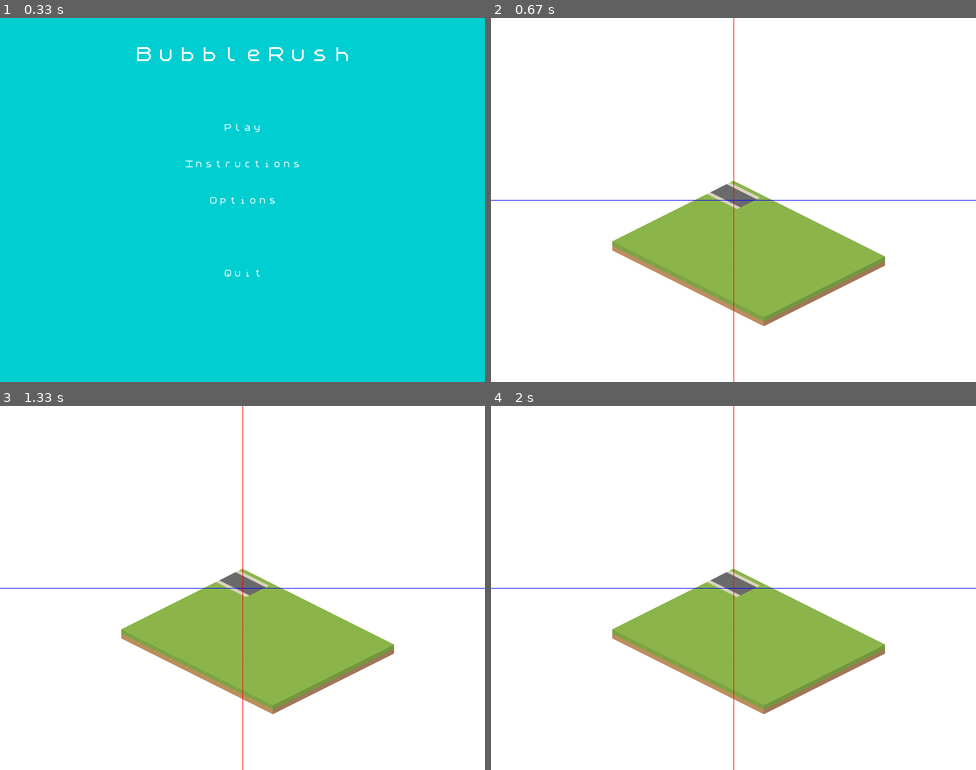
Above: before the commit, frames 1-4 (two rows, left to right).
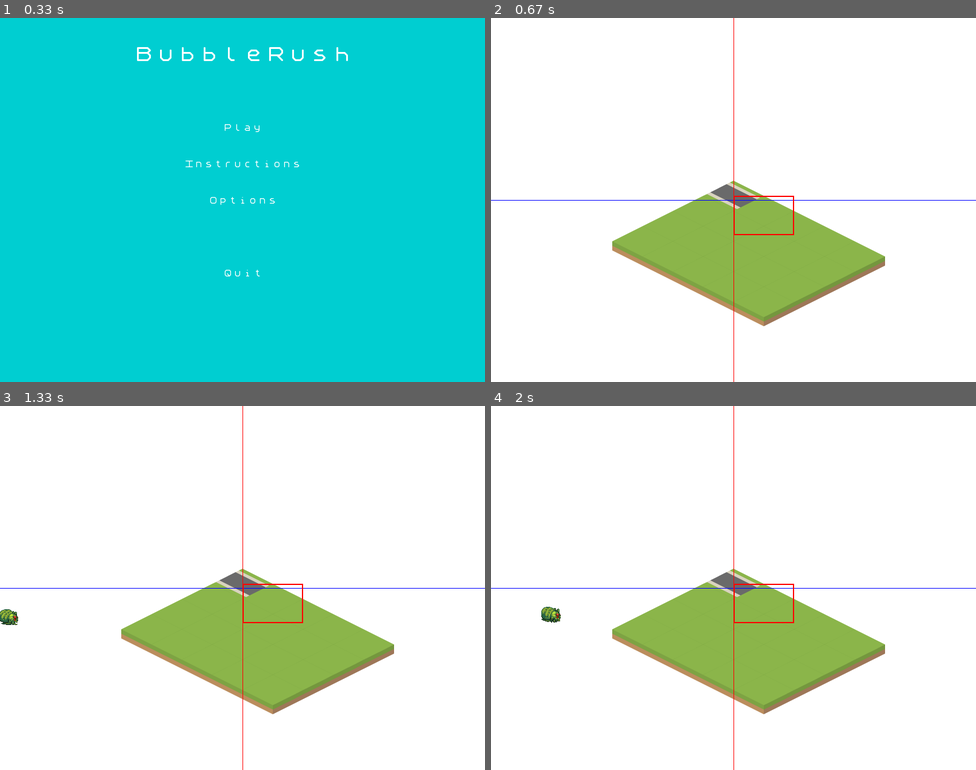
Above: after the commit, the same moments.

Repository: florimondmanca/tower-defense
Game: pygame game, started from Bubblerush.py
Two runs of this game, one before a commit and one after it. Both use one fixed random seed, a clock stepped at 60 frames per second and the inputs below.
Inputs:
- Up to frame 1 (0.33 s): no input
- Up to frame 2 (0.67 s): click "Play" at 0.38 s
- Up to frame 3 (1.33 s): no input
- Up to frame 4 (2 s): no input

Frame 1 is identical in both runs. In frame 2, 0.1% of the frame differs, in the area x 50-63%, y 48-60%; in frame 3, 0.3%; in frame 4, 0.3%, in the area x 10-63%, y 48-60%.

Commit message:
Fixes and first mob.Remove the tile library system. It produced bugs in IsoSprites and it's simpler without it.Implement a ChaserMob which runs towards a 'target' IsoSprite. ChaserMob is also animated through a SpriteSheet, and it works pretty good

Diff:
--- a/entities/mob.py
+++ b/entities/mob.py
@@ -4,10 +4,68 @@
 	All classes inherits from the Mob class.
 '''
 
+import os
 import pygame
 import math
-from entity import mob
+import constants as cst
+from isometric import IsoSprite, isoutils
+import math
 
 
-class Mob:
-	pass
+class ChaserMob(IsoSprite):
+	"""
+	A mob animated through a spritesheet that chases a target IsoSprite object.
+	If target is None, the Chaser stands in place.
+	ChaserMob(pos=(0, 0), target=None) -> ChaserMob
+	"""
+	def __init__(self, pos=None, target=None):
+		super(ChaserMob, self).__init__(path_to_image=os.path.join(cst.IMG_DIR, *["spritesheets", "chaser.png"]), pos=pos)
+		self.target = target
+		self.speed = 3  # chasing speed
+		self.anim_key = 0  # 0, 1 or 2 (x on spritesheet)
+		self.state = 0  # 0 front, 1 left, 2 right, 3 back (y on spritesheet)
+		self.anim_speed = 5  # sprite anims every anim_speed frames
+		self.anim_counter = 0  # increments every frame
+		self.size = 32  # pixels
+		newrect = pygame.Rect(0, 0, self.size, self.size)
+		newrect.center = self.rect.center
+		self.rect = newrect
+		print(self.rect, self.target.rect)
+		self.anim_image = None
+		self.update_anim_image()
+
+	def update_anim_image(self):
+		mask_rect = pygame.Rect(self.anim_key*self.size, self.state*self.size, self.size, self.size)
+		self.anim_image = self.image.subsurface(mask_rect)
+
+	def update(self):
+		# update the animation
+		self.anim_counter += 1
+		if self.anim_counter == self.anim_speed:
+			self.anim_counter = 0
+			self.anim_key = (self.anim_key + 1) % 3
+			self.update_anim_image()
+		# update the position and orientation according to the target
+		if self.target is not None:
+			# get the direction to the target
+			dir_x = self.target.pos[0] - self.pos[0]
+			dir_y = self.target.pos[1] - self.pos[1]
+			n = math.sqrt(dir_x*dir_x + dir_y*dir_y)
+			dx = self.speed*dir_x/n
+			dy = self.speed*dir_y/n
+			if not self.rect.move(*isoutils.cart_to_iso(dx, dy)).colliderect(self.target.rect):
+				self.pos = (self.pos[0] + dx, self.pos[1] + dy)
+				# define the new orientation
+				angle = math.atan2(-dy, dx)
+				if 0 < angle < math.pi/2:
+					self.state = 2
+				elif math.pi/2 <= angle < math.pi:
+					self.state = 3
+				elif -math.pi <= angle < -math.pi/2:
+					self.state = 1
+				else:
+					self.state = 0
+
+	def display(self, screen):
+		screen.blit(self.anim_image, self.rect)
+		pygame.draw.rect(screen, pygame.Color("red"), self.target.rect, 2)
--- a/instance.py
+++ b/instance.py
@@ -7,6 +7,7 @@
 import constants as cst
 from guiutils import load_image, Message, Button, GraphicButton, Cursor, Score
 from tiles.map import *
+from entities import mob
 
 # ------ Classe Principale ------
 
@@ -23,32 +24,24 @@
 		self.screen_height = cst.SCREEN_HEIGHT
 		# init the map
 		self.map = Map.import_map(map_name)
-		#self.map = Map.create_plain("grass", 10, 10); self.init_map()
-
-	def init_map(self):
-		# only used for testing
-		self.map[0, 0] = "roadCornerNW"
-		self.map[0, 1] = "none"
+		self.mobs = pygame.sprite.Group()
+		self.mobs.add(mob.ChaserMob(pos=(300, 400), target=self.map[1, 0]))
 
 	def update(self):
-		pass
+		self.mobs.update()
 
 	def display(self):
 		self.screen.fill(pygame.Color("white"))
-		for y in range(self.map.height):
-			for x in range(self.map.width):
-				cart_x = cst.TILE_SIZE * x
-				cart_y = cst.TILE_SIZE * y
-				iso_x = (cart_x - cart_y)
-				iso_y = (cart_x + cart_y)/2
-				rect = pygame.Rect(0, 0, self.map[x, y].rect.width, self.map[x, y].rect.height)
-				rect.centerx = iso_x + self.screen_width//2
-				rect.centery = iso_y + self.screen_height//2
-				self.screen.blit(self.map[x, y].image, rect)
+		for tile in self.map:
+			tile.display(self.screen)
 
 		# mid-screen lines (optional, just for landmark)
 		pygame.draw.line(self.screen, pygame.Color("red"), (self.screen_width//2, 0), (self.screen_width//2, self.screen_height))
 		pygame.draw.line(self.screen, pygame.Color("blue"), (0, self.screen_height//2), (self.screen_width, self.screen_height//2))
+
+		# display mobs
+		for mob in self.mobs:
+			mob.display(self.screen)
 
 
 
--- a/isometric/__init__.py
+++ b/isometric/__init__.py
@@ -1,19 +1 @@
-'''
-[17:51:45] Florimond Manca: « isoSprite » basique dont dériverait tout (mobs, tiles, décor, etc) serait pratique.
-Parce qu’on va vite quand même se retrouver avec le pb du depth sorting
-[17:53:42] Florimond Manca: donc si on implémente des trucs dans une classe de base isoSprite
-(par ex, des attributs isoX, isoY, isoZ, isoDepth, la conversion entre les coordonnées iso et les coordonnées
-cartésiennes/de map (que j’ai pour l’instant mis dans le module utils))
-[17:54:08] Florimond Manca: ça sera peut-être plus pratique vu que tous les sprites qu’on créera à partir de ça
-fonctionneront tous de la même manière, et une fois le pb de rendering réglé on devra plus s’en soucier
-'''
-
-
-class IsoSprite:
-
-    def __init__(self):
-
-        self.isoX = None
-        self.isoY = None
-        self.isoZ = None
-        self.isoDepth = None
+from .isosprite import IsoSprite
--- a/isometric/isosprite.py
+++ b/isometric/isosprite.py
@@ -5,10 +5,15 @@
 
 class IsoSprite(pygame.sprite.Sprite):
 	"""
-	A very basic class which implements isometric perspective to the pygame.sprite.Sprite baseclass.
-	pos is the sprite's position in the cartesian space
-	iso_pos is the sprite's position in the isometric (screen) space
-	rect is the sprite's rect **in isometric (screen) space**
+	A basic class which implements isometric perspective into the pygame.sprite.Sprite class.
+	IsoSprite(path_to_image, pos) -> IsoSprite
+	Attributes :
+		pos : sprite's position in cartesian space
+		iso_pos : sprite's position in isometric (screen) space
+		rect : sprite's image rect in isometric (screen) space
+	Methods:
+		display(screen) : Displays the sprite on the screen with isometric perspective.
+	IMPORTANT : Only change IsoSprite's pos or iso_pos when trying to move the sprite (NOT THE ISOSPRITE'S RECT) as the rect attribute is not linked to pos or iso_pos. The rect is automatically moved when pos and iso_pos are modified.
 	"""
 
 	def __init__(self, path_to_image=cst.NONE_TILE_PATH, pos=None):
@@ -19,27 +24,28 @@
 		else:
 			self._pos = pos
 		self._iso_pos = None  # in pixels on isometric (screen) map
-		self.update_positions(pos=True)
+		self._update_positions(pos=True)
 
 	def get_pos(self):
 		return self._pos
 
-	def set_pos(self, pos):
-		self._pos = pos
-		self.update_positions(pos=True)
+	def set_pos(self, new_pos):
+		self._pos = new_pos
+		self._update_positions(pos=True)
 
 	pos = property(get_pos, set_pos)
 
 	def get_iso_pos(self):
 		return self._iso_pos
 
-	def set_iso_pos(self, iso_pos):
-		self._iso_pos = iso_pos
-		self.update_positions(iso_pos=True)
+	def set_iso_pos(self, new_iso_pos):
+		self._iso_pos = new_iso_pos
+		self._update_positions(iso_pos=True)
 
-	iso_pos = property(get_pos, set_pos)
+	iso_pos = property(get_iso_pos, set_iso_pos)
 
-	def update_positions(self, pos=False, iso_pos=False):
+	def _update_positions(self, pos=False, iso_pos=False):
+		""" Keeps pos, iso_pos and rect up-to-date """
 		if pos:  # self.pos just changed
 			self._iso_pos = isoutils.cart_to_iso(self._pos)
 			self.rect.center = self._iso_pos
@@ -49,7 +55,4 @@
 
 	def display(self, screen):
 		"""Displays the sprite on the screen in isometric perspective"""
-		rect = self.rect
-		rect.centerx += screen.get_width()//2
-		rect.centery += screen.get_height()//2
-		screen.blit(self.image, rect)
+		screen.blit(self.image, self.rect)
--- a/static/maps/basic.map
+++ b/static/maps/basic.map
@@ -6,10 +6,6 @@
 TILE_TYPES
 0 terrain grass
 1 terrain roadNorth
-2 terrain roadEast
-3 terrain roadTEast
-4 terrain roadCornerNW
-a terrain water
 END
 
 TILES_ARRAY
--- a/tiles/map.py
+++ b/tiles/map.py
@@ -1,6 +1,5 @@
 import os
 import constants as cst
-from .tileslibrary import tlib
 from .tile import Tile
 
 class Map:
@@ -14,7 +13,7 @@
 		self.width = width
 		self.height = height
 		if tiles is None:
-			self.tiles = dict(((x, y), Tile(pos=(x*cst.TILE_SIZE, y*cst.TILE_SIZE))) for x in range(width) for y in range(height))
+			self.tiles = dict(((x, y), Tile(pos=(x*cst.TILE_SIZE + cst.SCREEN_WIDTH//2, y*cst.TILE_SIZE + cst.SCREEN_HEIGHT//2))) for x in range(width) for y in range(height))
 		else:
 			self.tiles = tiles
 
@@ -29,6 +28,7 @@
 	@staticmethod
 	def import_map(map_name):
 		""" Imports a map 'map_name' from the static/maps folder. map_name must end with {} """.format(cst.MAP_EXT)
+		print("\nImporting map '{}'...".format(map_name))
 		if not map_name.endswith(cst.MAP_EXT):
 			raise TypeError("Cannot import map with name {}. Map names must end with '{}'.".format(map_name, cst.MAP_EXT))
 		# used to check later on that all values are present in map file
@@ -82,13 +82,17 @@
 			if not_found:
 				raise NameError("Could not import map {} as the following is missing :\n{}".format(map_name, not_found))
 
-		# assign TilePatch tiles to a 2D array from symbolic tiles
+		# assign tiles to a dict from symbolic tiles
 		tiles = {}
 		for x in range(width):
 			for y in range(height):
 				cat, tile_type = tile_types[tiles_symb[x][y]]
 				tiles[x, y] = Tile(pos=(x*cst.TILE_SIZE, y*cst.TILE_SIZE), category=cat, tile_type=tile_type)
-
+		# correct a weird bug
+		for tile in tiles.values():
+			tile.rect.center = tile.iso_pos
+		# we're done !
+		print("Map import is successful !")
 		return Map(width=width, height=height, tiles=tiles)
 
 
@@ -102,7 +106,7 @@
 			return self.tiles[x, 0]
 
 	def __setitem__(self, pos, category, tile_type):
-		""" Allows direct replacement of a tile using its tile_type, i.e. a string value. Looks for tile_type in the tlib.<tile_category> dictionnary.
+		""" Allows direct replacement of a tile using its tile_type, i.e. a string value.
 		If pos is a (x, y) tuple, changes the tile at (x, y).
 		If only x is passed, changes the whole row to the given tile. """
 		if isinstance(pos, tuple):
@@ -114,6 +118,6 @@
 
 	def __iter__(self):
 		""" Iterates over the map tiles, in descending depth (y) order. """
-		for y in range(self.height):
-			for x in range(self.width):
+		for x in range(self.width):
+			for y in range(self.height):
 				yield self.tiles[x, y]
--- a/tiles/tile.py
+++ b/tiles/tile.py
@@ -1,17 +1,20 @@
 import os
 import constants as cst
-from .tileslibrary import tlib
-from isometric.isosprite import IsoSprite
+from isometric import IsoSprite
+import guiutils
 
 class Tile(IsoSprite):
 	"""
 	An IsoSprite representing a tile.
 	"""
 	def __init__(self, pos=None, category="none", tile_type=cst.NONE_TILE):
-		super(Tile, self).__init__(pos=pos)
-		self.image, self.rect = getattr(tlib, "{}_tiles".format(category))[tile_type]
-		self.rect.center = self.iso_pos
+		super(Tile, self).__init__(path_to_image=os.path.join(cst.IMG_DIR, *["tiles", category, tile_type+".png"]), pos=pos)
+		self.iso_pos = (self.iso_pos[0] + cst.SCREEN_WIDTH//2, self.iso_pos[1] + cst.SCREEN_HEIGHT//2)
 
 	def change(self, category, tile_type):
 		"""Changes the tile to a new category and tile_type"""
-		self.image, self.rect = getattr(tlib, "{}_tiles".format(category))[tile_type]
+		self.image, self.rect = guiutils.load_image(os.path.join(cst.IMG_DIR, *["tiles", category, tile_type+".png"]))
+		self.rect.center = self.iso_pos
+
+	def __str__(self):
+		return "Tile :\n    pos: {}\n    iso_pos: {}\n    rect: {}".format(self.pos, self.iso_pos, self.rect)
Binary file added: static/img/spritesheets/chaser.png
Binary file added: static/img/spritesheets/mostri1.png
Not shown, added: isometric/isosprite_howto.md
